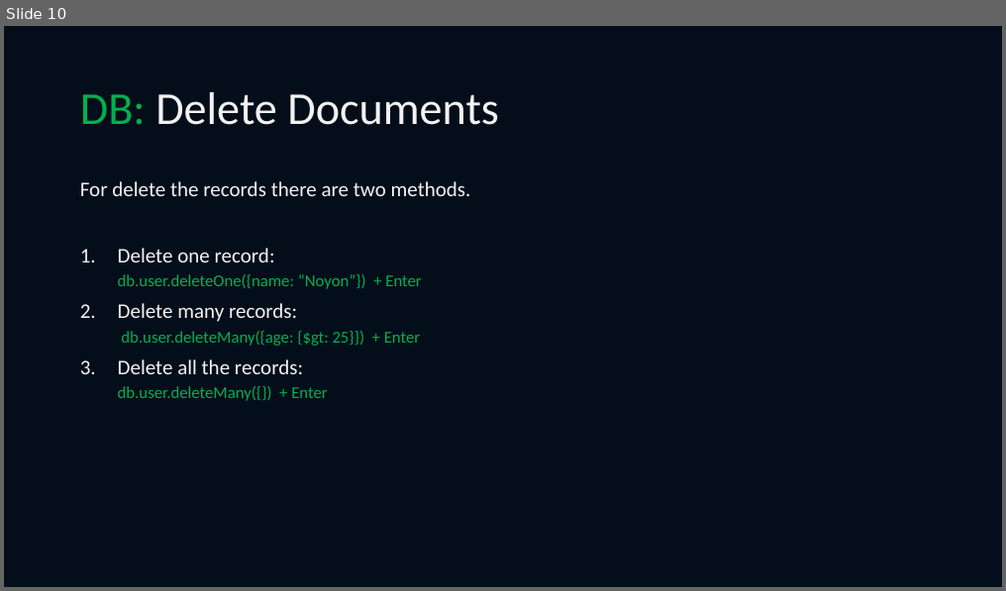
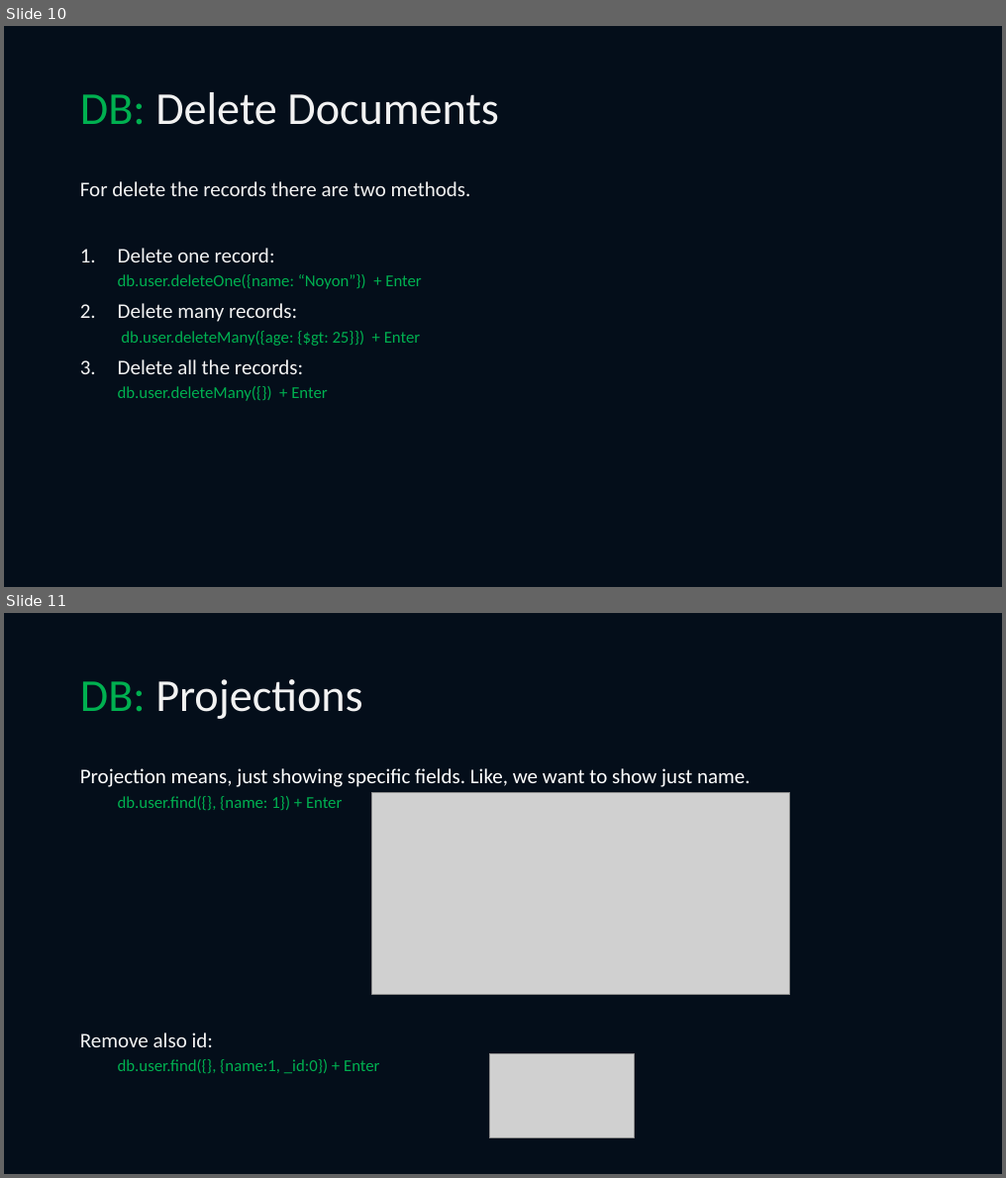
Before and after one commit to noyon674/MongoDB-Tutorial, a slide deck: MongoDB.pptx. Shown one above the other, each under a label of ours: slide 10 before the commit, slides 10 and 11 after it. The pictures are 1006x591 and 1006x1178 pixels, drawn with LibreOffice and Linux fonts; fonts in the diff are those of the drawing; grey boxes stand for pictures. Boxes give left, top, right and bottom in pixels: in the first picture for what was removed or moved away, otherwise in the second. Text is boxed around its words. In the diff, an @@ line names an element or a change of style, - is before the commit and + after.

Commit message:
added projections
- projection means find specific colum like name

```diff
--- a/MongoDB.pptx
+++ b/MongoDB.pptx
@@ slide 11 added at (4, 613, 1002, 1174), background #040E1A @@
@@ title added at (80, 679, 362, 719), 44 pt, text #F2F2F2 @@
+DB: Projections
@@ text added at (80, 768, 750, 1073), 20 pt, text #FFFFFF @@
+Projection means, just showing specific fields. Like, we want to show just name.
+  db.user.find({}, {name: 1}) + Enter
+Remove also id:
+  db.user.find({}, {name:1, _id:0}) + Enter
@@ picture added at (372, 792, 790, 995) @@
@@ picture added at (490, 1055, 635, 1139) @@
```
